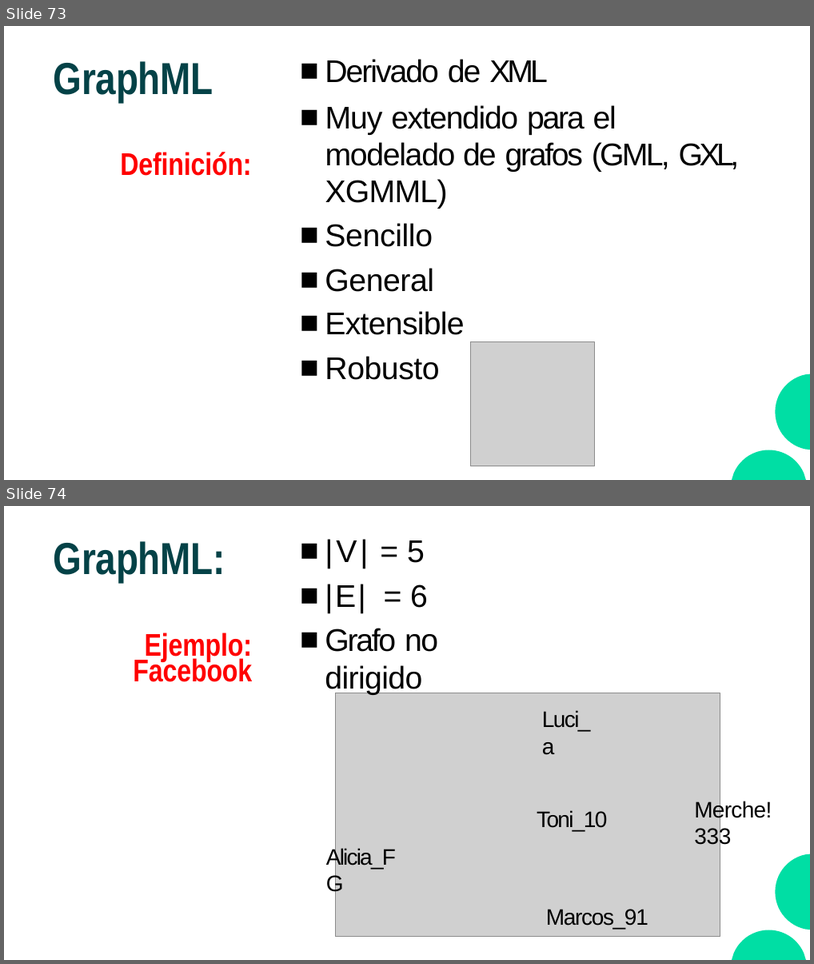
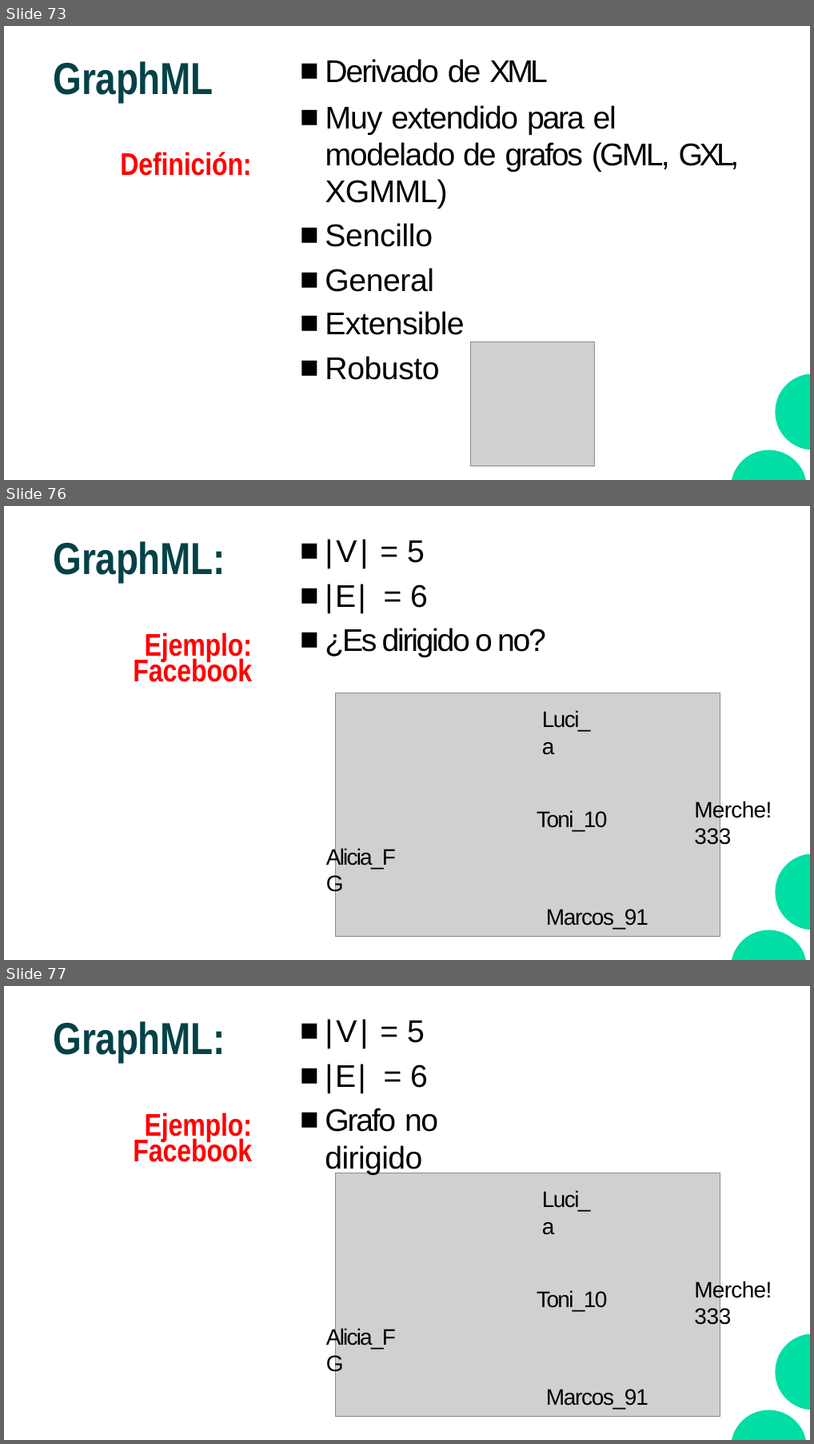
Before and after one commit to CodeWithJuancho/CE_IABD_BIU_SPS, a slide deck: BIU/UT1 - Fundamentos y Preparacion de datos/UT1_1 - Fundamentos y preparacion de datos.pptx. Shown one above the other, each under a label of ours: slides 73 and 74 before the commit, slides 73, 76 and 77 after it; the slides between them are not shown. The pictures are 814x964 and 814x1444 pixels, drawn with LibreOffice and Linux fonts; fonts in the diff are those of the drawing; grey boxes stand for pictures. Boxes give left, top, right and bottom in pixels: in the first picture for what was removed or moved away, otherwise in the second. Text is boxed around its words. In the diff, an @@ line names an element or a change of style, - is before the commit and + after.

```diff
--- a/BIU/UT1 - Fundamentos y Preparacion de datos/UT1_1 - Fundamentos y preparacion de datos.pptx
+++ b/BIU/UT1 - Fundamentos y Preparacion de datos/UT1_1 - Fundamentos y preparacion de datos.pptx
@@ slide 76 added at bbox=[4, 506, 810, 960], background #FFFFFF @@
@@ title added at bbox=[54, 541, 226, 582], 40 pt, text #044247, bold @@
+GraphML:
@@ text added at bbox=[325, 539, 546, 657], 28 pt, text #000000 @@
+■ |V| = 5
+■ |E| = 6
+■ ¿Es dirigido o no?
@@ text added at bbox=[133, 632, 252, 682], 28 pt, text #FF0000, bold @@
+Ejemplo: Facebook
@@ picture added at bbox=[335, 693, 721, 936] @@
@@ text added at bbox=[542, 710, 591, 755], 20 pt, text #000000 @@
+Luci_a
@@ text added at bbox=[537, 810, 607, 831], 20 pt, text #000000 @@
+Toni_10
@@ text added at bbox=[694, 800, 772, 848], 20 pt, text #000000 @@
+Merche! 333
@@ text added at bbox=[326, 847, 396, 868], 20 pt, text #000000 @@
+Alicia_FG
@@ freeform shape added at bbox=[732, 853, 810, 959], fill #00DEA4 @@
@@ text added at bbox=[546, 908, 649, 928], 20 pt, text #000000 @@
+Marcos_91
@@ what was slide 74 is now slide 77 @@
```
Also in this commit, not shown: 13 slides changed, 9 other slides added, 12 other files.
